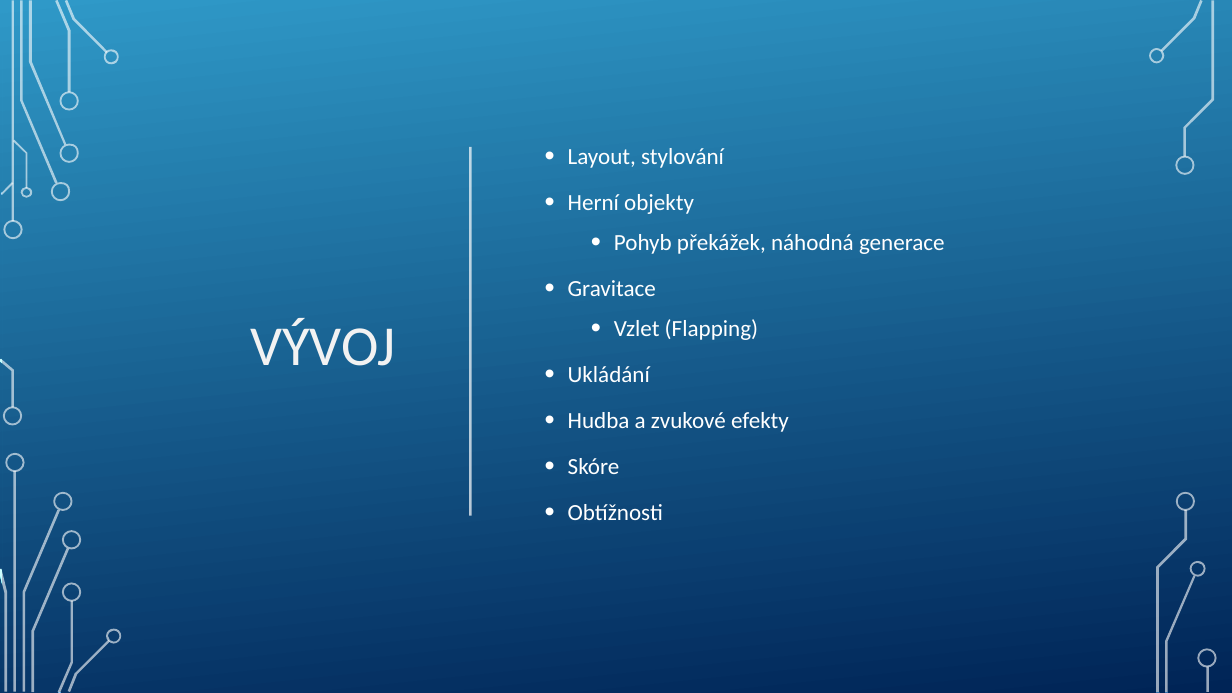
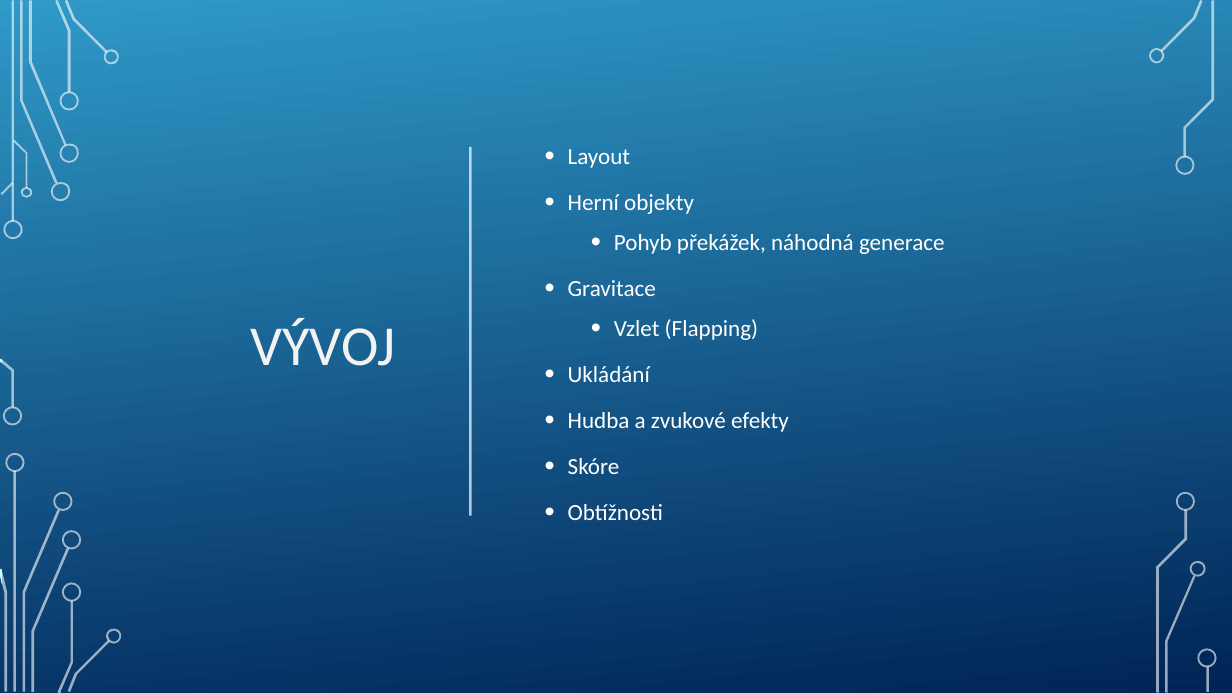
Before and after one commit to KRBNJSF/FlappyBird_Java, a slide deck: slide 5 of Ročníková práce - prezentace.pptx. Drawn at 1232x693 pixels with LibreOffice and Linux fonts; fonts in the diff are those of the drawing; background and template pictures are left out. Boxes give left, top, right and bottom in pixels: in the first picture for what was removed or moved away, otherwise in the second. Text is boxed around its words. In the diff, an @@ line names an element or a change of style, - is before the commit and + after.

```diff
--- a/Ročníková práce - prezentace.pptx
+++ b/Ročníková práce - prezentace.pptx
@@ text at (x1=568, y1=149, x2=631, y2=168): text changed @@
-• Layout, stylování
+• Layout
```
Also in this commit, not shown: 1 other slide changed.
